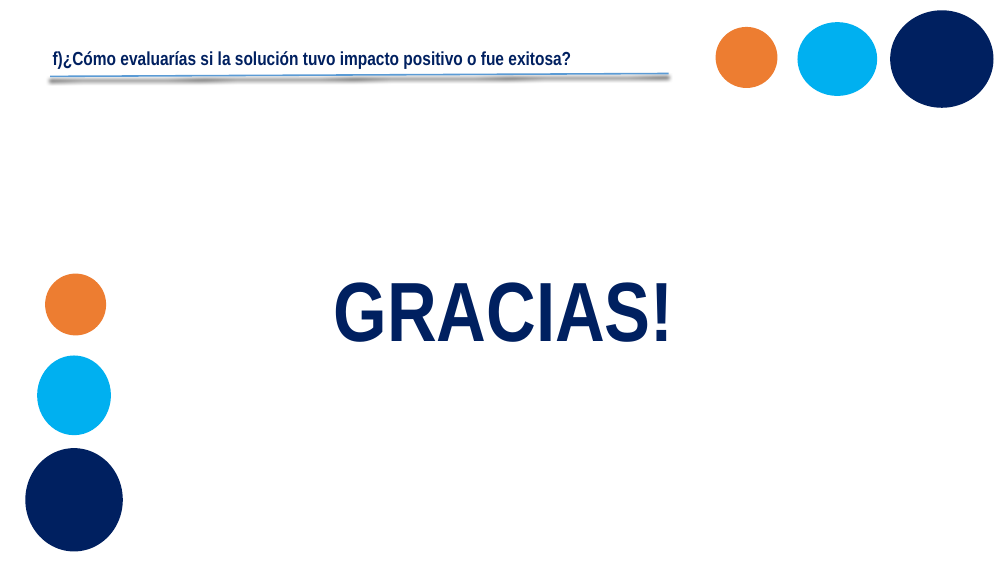
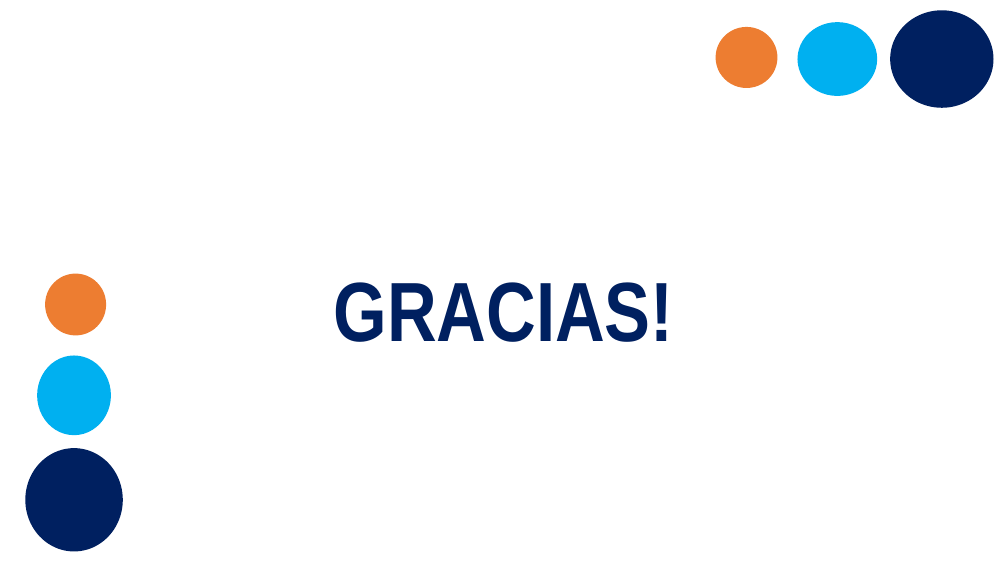
Before and after one commit to willyuyasan/opi_testt, a slide deck: slide 14 of Desarrollo Seccion B.pptx. Drawn at 1008x567 pixels with LibreOffice and Linux fonts; fonts in the diff are those of the drawing. Boxes give left, top, right and bottom in pixels: in the first picture for what was removed or moved away, otherwise in the second. Text is boxed around its words. In the diff, an @@ line names an element or a change of style, - is before the commit and + after.

```diff
--- a/Desarrollo Seccion B.pptx
+++ b/Desarrollo Seccion B.pptx
@@ text removed at (53, 51, 571, 69) @@
-f)¿Cómo evaluarías si la solución tuvo impacto positivo o fue exitosa?
@@ line removed from (50, 76) to (669, 73) @@
```
Also in this commit, not shown: 1 other file.
